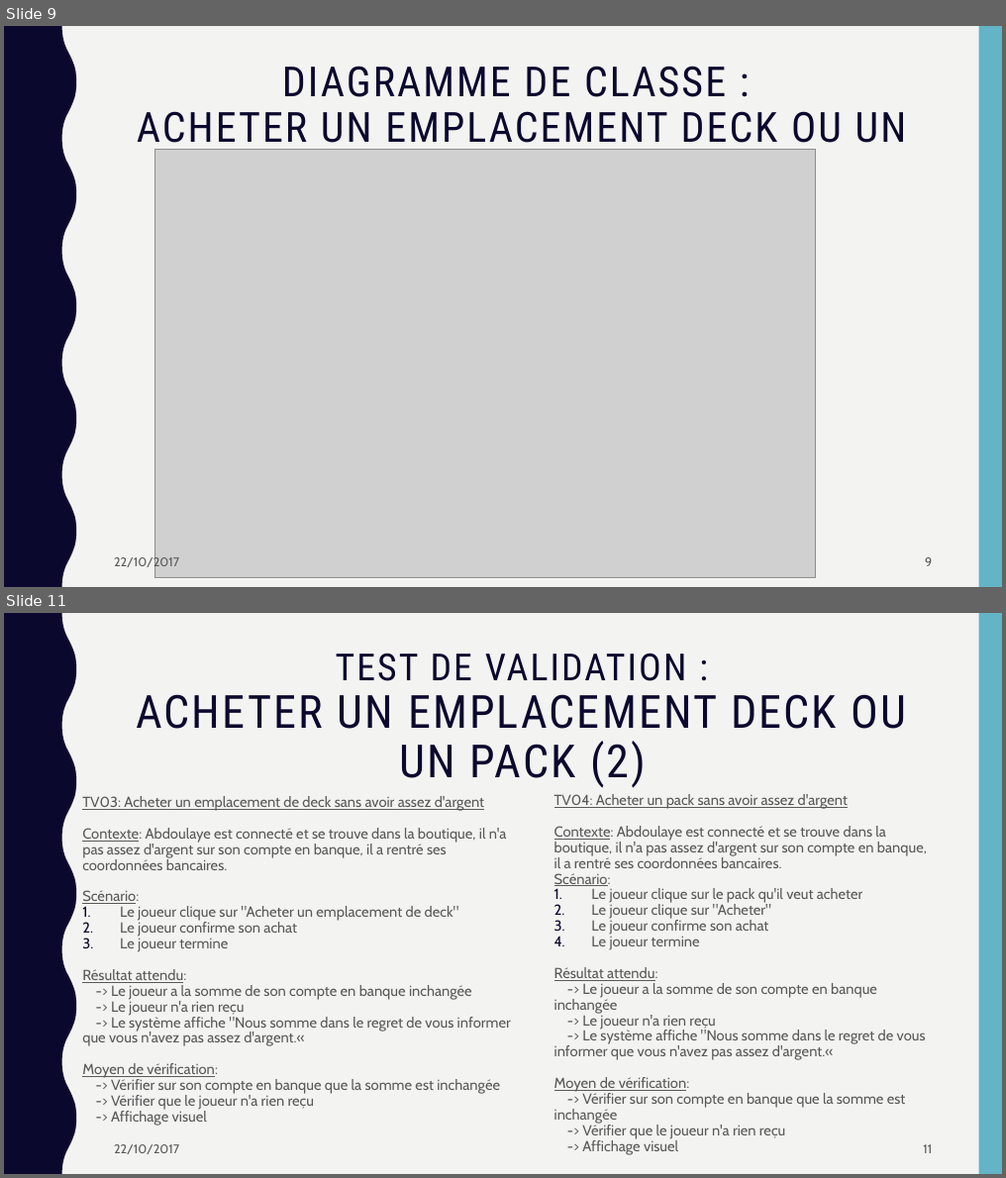
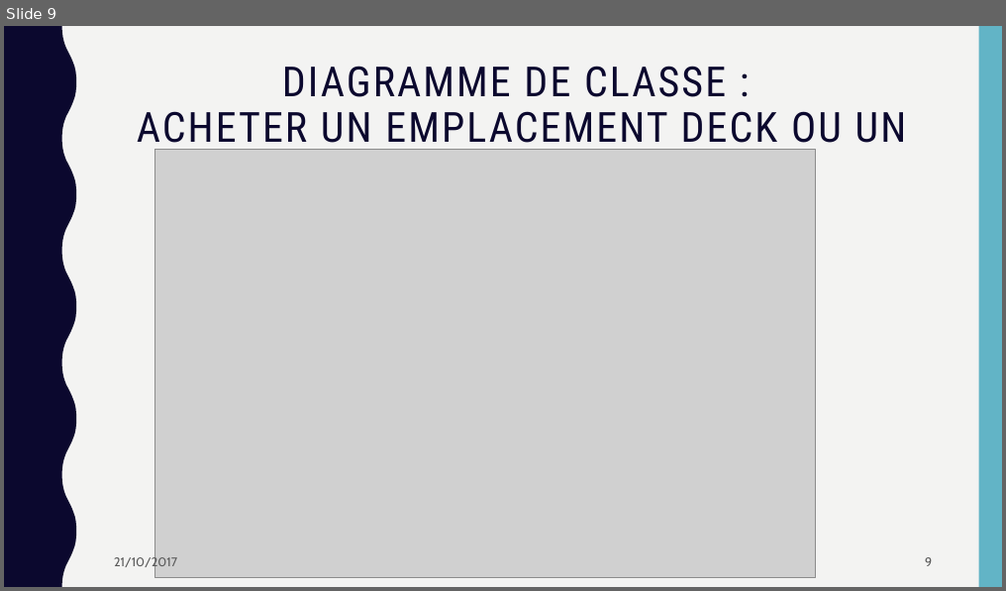
Before and after one commit to AlexiaBourmaud/StoneHearth, a slide deck: presentation/présentation.pptx. Shown one above the other, each under a label of ours: slides 9 and 11 before the commit, slide 9 after it; the slides between them are not shown. The pictures are 1006x1178 and 1006x591 pixels, drawn with LibreOffice and Linux fonts; fonts in the diff are those of the drawing; grey boxes stand for pictures. Boxes give left, top, right and bottom in pixels: in the first picture for what was removed or moved away, otherwise in the second. Text is boxed around its words. In the diff, an @@ line names an element or a change of style, - is before the commit and + after.

```diff
--- a/presentation/présentation.pptx
+++ b/presentation/présentation.pptx
@@ slide 11 removed at (x1=4, y1=613, x2=1002, y2=1174), background #F3F3F2; not listed: 2 template elements that a slide beside it also shows @@
@@ title removed at (x1=136, y1=653, x2=907, y2=788) @@
-TEST DE VALIDATION :
-ACHETER UN EMPLACEMENT DECK OU UN PACK (2)
@@ text removed at (x1=82, y1=796, x2=511, y2=1126) @@
-TV03: Acheter un emplacement de deck sans avoir assez d'argent
-Contexte: Abdoulaye est connecté et se trouve dans la boutique, il n'a pas assez d'argent sur son compte en banque, il a rentré ses coordonnées bancaires.
-Scénario:
-1. Le joueur clique sur "Acheter un emplacement de deck"
-2. Le joueur confirme son achat
-3. Le joueur termine
-Résultat attendu:
--> Le joueur a la somme de son compte en banque inchangée
--> Le joueur n'a rien reçu
--> Le système affiche "Nous somme dans le regret de vous informer que vous n'avez pas assez d'argent.«
-Moyen de vérification:
--> Vérifier sur son compte en banque que la somme est inchangée
--> Vérifier que le joueur n'a rien reçu
--> Affichage visuel
@@ text removed at (x1=554, y1=794, x2=927, y2=1156) @@
-TV04: Acheter un pack sans avoir assez d'argent
-Contexte: Abdoulaye est connecté et se trouve dans la boutique, il n'a pas assez d'argent sur son compte en banque, il a rentré ses coordonnées bancaires.
-Scénario:
-1. Le joueur clique sur le pack qu'il veut acheter
-2. Le joueur clique sur "Acheter"
-3. Le joueur confirme son achat
-4. Le joueur termine
-Résultat attendu:
--> Le joueur a la somme de son compte en banque inchangée
--> Le joueur n'a rien reçu
--> Le système affiche "Nous somme dans le regret de vous informer que vous n'avez pas assez d'argent.«
-Moyen de vérification:
--> Vérifier sur son compte en banque que la somme est inchangée
--> Vérifier que le joueur n'a rien reçu
--> Affichage visuel
@@ text removed at (x1=114, y1=1145, x2=179, y2=1155) @@
-22/10/2017
@@ page number removed at (x1=923, y1=1145, x2=932, y2=1154) @@
-11
@@ slide 9 changed as well @@
@@ text at (x1=114, y1=556, x2=177, y2=570): text changed @@
-22/10/2017
+21/10/2017
```
Also in this commit, not shown: 13 other slides changed, 3 other slides removed.
